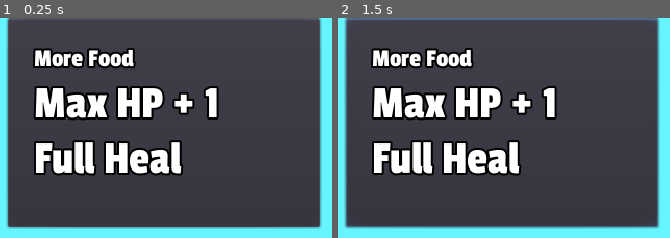
Above: before the commit, frames 1-2 (left to right).
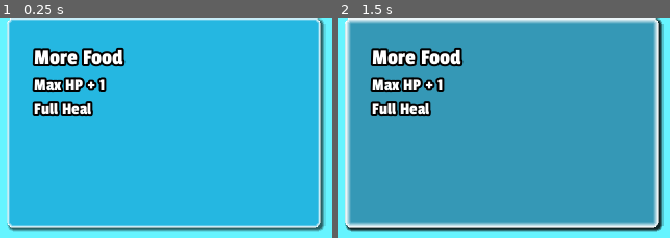
Above: after the commit, the same moments.

Repository: stuson/go-godot-4-game-jam
Game: Godot game, scene res://upgrades/Upgrade.tscn
Same seed, same stepped clock (60 frames per second), same inputs: the game is played once before the commit and once after it. This scene is started directly instead of the project's main scene.
Inputs (mouse positions are in pixels of both pictures, inside the frame that each line leads up to):
- Up to frame 1 (0.25 s): no input
- Up to frame 2 (1.5 s): click (500, 121) at 0.5 s; tap Enter at 1.25 s; move the mouse to (outside the picture) at 1.27 s; press the mouse at (outside the picture) at 1.28 s; hold D (move_right) from 1.28 s (still down)

The runs differ from the first frame. In frame 1, 93% of the frame differs, in the area x 1-99%, y 0-98%; in frame 2, 93%.
Error in both runs: Invalid get index '0' (on base: 'Array'). (res://upgrades/Upgrade.gd:4)

Commit message:
Update upgrade menu visuals

Diff:
--- a/upgrades/Upgrade.tscn
+++ b/upgrades/Upgrade.tscn
@@ -1,15 +1,37 @@
-[gd_scene load_steps=4 format=2]
+[gd_scene load_steps=10 format=2]
 
 [ext_resource path="res://upgrades/Upgrade.gd" type="Script" id=1]
-[ext_resource path="res://assets/HudFont.tres" type="DynamicFont" id=2]
-[ext_resource path="res://assets/HudFont_Large.tres" type="DynamicFont" id=3]
+[ext_resource path="res://assets/PassionOne-Regular.ttf" type="DynamicFontData" id=2]
+[ext_resource path="res://upgrades/box_style_pressed.tres" type="StyleBox" id=3]
+[ext_resource path="res://upgrades/box_style.tres" type="StyleBox" id=4]
+[ext_resource path="res://upgrades/box_style_hover.tres" type="StyleBox" id=5]
+[ext_resource path="res://upgrades/box_style_disabled.tres" type="StyleBox" id=6]
+[ext_resource path="res://upgrades/box_style_focus.tres" type="StyleBox" id=7]
+
+[sub_resource type="DynamicFont" id=1]
+size = 22
+outline_size = 2
+outline_color = Color( 0, 0, 0, 1 )
+font_data = ExtResource( 2 )
+
+[sub_resource type="DynamicFont" id=2]
+size = 17
+outline_size = 2
+outline_color = Color( 0, 0, 0, 1 )
+font_data = ExtResource( 2 )
 
 [node name="Upgrade" type="Button"]
 margin_left = 152.0
 margin_right = 452.0
 margin_bottom = 200.0
-rect_min_size = Vector2( 300, 200 )
-align = 0
+rect_min_size = Vector2( 150, 100 )
+size_flags_horizontal = 3
+size_flags_vertical = 6
+custom_styles/hover = ExtResource( 5 )
+custom_styles/pressed = ExtResource( 3 )
+custom_styles/focus = ExtResource( 7 )
+custom_styles/disabled = ExtResource( 6 )
+custom_styles/normal = ExtResource( 4 )
 script = ExtResource( 1 )
 
 [node name="VBoxContainer" type="VBoxContainer" parent="."]
@@ -17,19 +39,23 @@
 margin_top = 25.0
 margin_right = 275.0
 margin_bottom = 175.0
+size_flags_horizontal = 3
+size_flags_vertical = 3
 
 [node name="UpgradeName" type="Label" parent="VBoxContainer"]
 margin_right = 250.0
-margin_bottom = 28.0
-custom_fonts/font = ExtResource( 2 )
+margin_bottom = 25.0
+size_flags_vertical = 1
+custom_fonts/font = SubResource( 1 )
 text = "More Food"
 autowrap = true
 
 [node name="UpgradeDescription" type="Label" parent="VBoxContainer"]
-margin_top = 32.0
+margin_top = 29.0
 margin_right = 250.0
-margin_bottom = 135.0
-custom_fonts/font = ExtResource( 3 )
+margin_bottom = 150.0
+size_flags_vertical = 3
+custom_fonts/font = SubResource( 2 )
 text = "Max HP + 1
 Full Heal"
 autowrap = true
--- a/upgrades/UpgradesMenu.tscn
+++ b/upgrades/UpgradesMenu.tscn
@@ -5,7 +5,6 @@
 
 [node name="UpgradesMenu" type="CanvasLayer"]
 pause_mode = 2
-visible = false
 script = ExtResource( 2 )
 
 [node name="UpgradeTitle" type="Label" parent="."]
@@ -20,13 +19,10 @@
 align = 1
 
 [node name="UpgradesContainer" type="HBoxContainer" parent="."]
-anchor_left = 0.5
-anchor_top = 0.5
-anchor_right = 0.5
-anchor_bottom = 0.5
-margin_left = -302.0
-margin_top = -100.0
-margin_right = 302.0
-margin_bottom = 100.0
-grow_horizontal = 2
+anchor_right = 1.0
+anchor_bottom = 1.0
+margin_left = 20.0
+margin_top = 80.0
+margin_right = -20.0
+margin_bottom = -80.0
 alignment = 1
--- /dev/null
+++ b/upgrades/box_style.tres
@@ -0,0 +1,16 @@
+[gd_resource type="StyleBoxFlat" format=2]
+
+[resource]
+bg_color = Color( 0.144917, 0.719215, 0.883301, 1 )
+border_width_left = 2
+border_width_top = 2
+border_width_right = 2
+border_width_bottom = 2
+border_color = Color( 1, 1, 1, 1 )
+border_blend = true
+corner_radius_top_left = 5
+corner_radius_top_right = 5
+corner_radius_bottom_right = 5
+corner_radius_bottom_left = 5
+shadow_size = 3
+shadow_offset = Vector2( 2, 2 )
--- /dev/null
+++ b/upgrades/box_style_disabled.tres
@@ -0,0 +1,16 @@
+[gd_resource type="StyleBoxFlat" format=2]
+
+[resource]
+bg_color = Color( 0.380392, 0.380392, 0.380392, 1 )
+border_width_left = 2
+border_width_top = 2
+border_width_right = 2
+border_width_bottom = 2
+border_color = Color( 1, 1, 1, 1 )
+border_blend = true
+corner_radius_top_left = 5
+corner_radius_top_right = 5
+corner_radius_bottom_right = 5
+corner_radius_bottom_left = 5
+shadow_size = 3
+shadow_offset = Vector2( 2, 2 )
--- /dev/null
+++ b/upgrades/box_style_focus.tres
@@ -0,0 +1,16 @@
+[gd_resource type="StyleBoxFlat" format=2]
+
+[resource]
+bg_color = Color( 0.207843, 0.596078, 0.713726, 1 )
+border_width_left = 5
+border_width_top = 5
+border_width_right = 5
+border_width_bottom = 5
+border_color = Color( 1, 1, 1, 1 )
+border_blend = true
+corner_radius_top_left = 5
+corner_radius_top_right = 5
+corner_radius_bottom_right = 5
+corner_radius_bottom_left = 5
+shadow_size = 3
+shadow_offset = Vector2( 2, 2 )
--- /dev/null
+++ b/upgrades/box_style_hover.tres
@@ -0,0 +1,16 @@
+[gd_resource type="StyleBoxFlat" format=2]
+
+[resource]
+bg_color = Color( 0.419608, 0.854902, 0.976471, 1 )
+border_width_left = 2
+border_width_top = 2
+border_width_right = 2
+border_width_bottom = 2
+border_color = Color( 1, 1, 1, 1 )
+border_blend = true
+corner_radius_top_left = 5
+corner_radius_top_right = 5
+corner_radius_bottom_right = 5
+corner_radius_bottom_left = 5
+shadow_size = 3
+shadow_offset = Vector2( 2, 2 )
--- /dev/null
+++ b/upgrades/box_style_pressed.tres
@@ -0,0 +1,16 @@
+[gd_resource type="StyleBoxFlat" format=2]
+
+[resource]
+bg_color = Color( 0.239216, 0.52549, 0.611765, 1 )
+border_width_left = 2
+border_width_top = 2
+border_width_right = 2
+border_width_bottom = 2
+border_color = Color( 1, 1, 1, 1 )
+border_blend = true
+corner_radius_top_left = 5
+corner_radius_top_right = 5
+corner_radius_bottom_right = 5
+corner_radius_bottom_left = 5
+shadow_size = 3
+shadow_offset = Vector2( 2, 2 )
Binary file added: assets/button.aseprite
Binary file added: assets/button.bmp
Not shown, added: assets/button.bmp.import
Binary file added: assets/button.png
Not shown, added: assets/button.png.import
